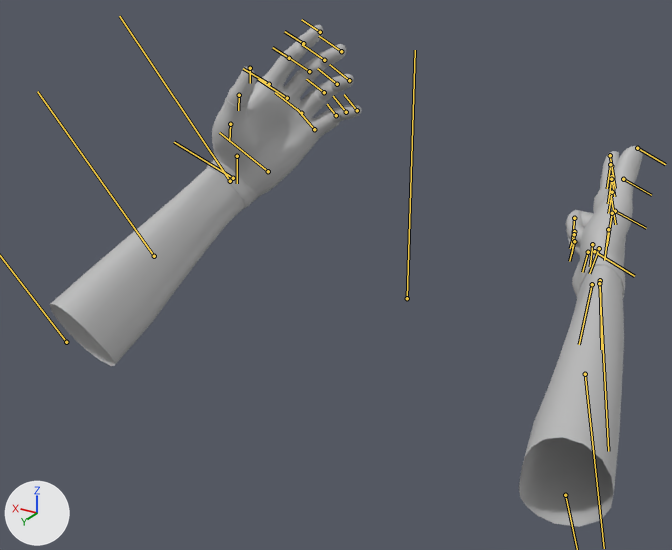
The FBX model Art Share/TeensySummer/images/PLAYER/ANIM_playerLeft_AFK0.fbx, before and after one commit.
One viewpoint serves both versions: a 50 mm camera at (-0.363, 0.739, 0.377) aimed at (0.057, 0.039, 0.027). Arrows for +X, +Y and +Z are at lower left; the lights stay in place. Both versions are drawn at frame 228 of the action 'Take 001'; the numbers are the values there. The bones that bend it are drawn over the model as lines.

The first picture shows 'MESH_player'.
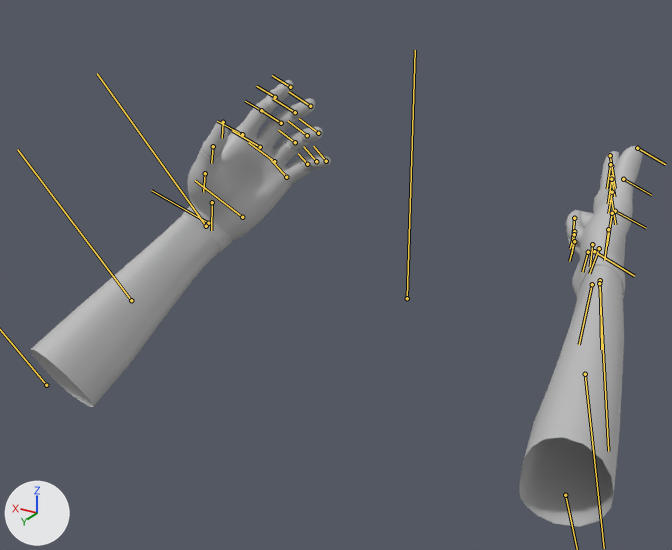
Pixel boxes [x1, y1, x2, y2] of what changed, in the pictures (672 x 550 px):
'MESH_player', posed (11% shorter): before [50, 25, 643, 527]; after [30, 80, 643, 527]

Diff of the bpy script that builds the scene:
```diff
--- a/Art Share/TeensySummer/images/PLAYER/ANIM_playerLeft_AFK0.fbx.py
+++ b/Art Share/TeensySummer/images/PLAYER/ANIM_playerLeft_AFK0.fbx.py
@@ bone_l_armlower_skin @@
 bone_l_armlower_skin = bpy.data.objects['Armature'].pose.bones['l_armLower_skin']  # child of 'root'
-bone_l_armlower_skin.location = (-0.64, -3.07, -11.96)
+bone_l_armlower_skin.location = (-0.64, -8.87, -15.59)
```
